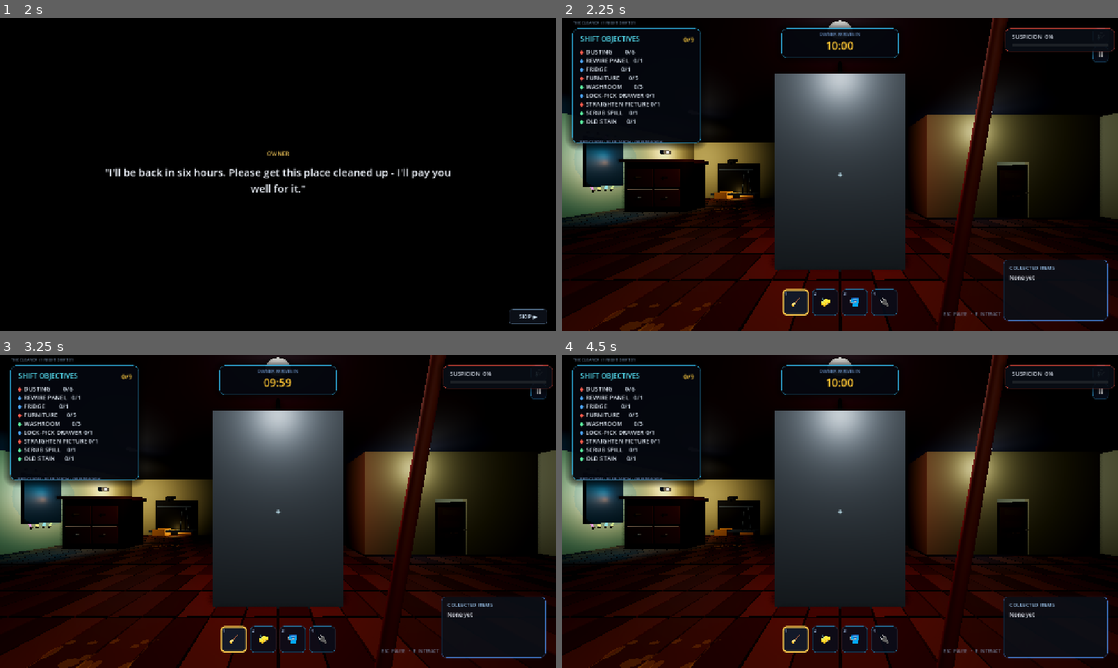
Above: before the commit, frames 1-4 (two rows, left to right).
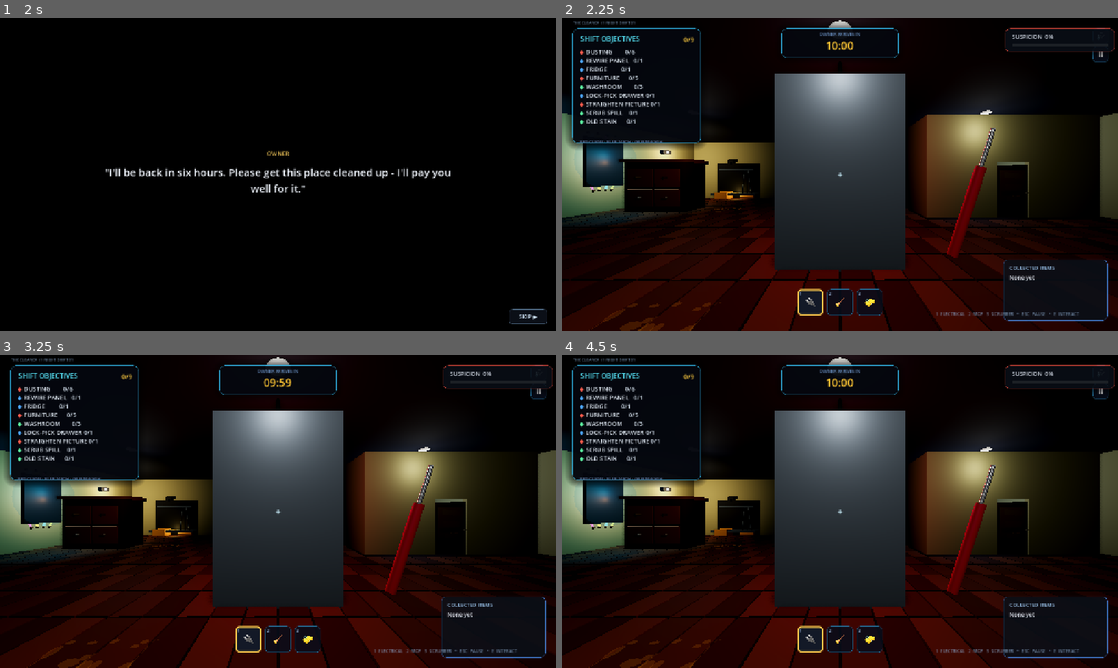
Above: after the commit, the same moments.

Repository: hisir-sys/buildathon-bdmi26-
Game: Godot game, scene res://scenes/start_menu.tscn
Same seed, same stepped clock (60 frames per second), same inputs: the game is played once before the commit and once after it.
Inputs:
- Up to frame 1 (2 s): click "START" at 0.5 s; click "START" at 1.25 s
- Up to frame 2 (2.25 s): click "SKIP ▶" at 2 s
- Up to frame 3 (3.25 s): click "🔊" at 2.75 s
- Up to frame 4 (4.5 s): click "Ⅱ" at 3.5 s; click "RESTART SHIFT" at 4.25 s

Frame 1 is identical in both runs. In frame 2, 3.6% of the frame differs, in the area x 39-93%, y 0-100%; in frame 3, 3.6%; in frame 4, 3.6%.
Error after the commit: Parse Error: Function "_has_required_tool()" not found in base self. (res://scripts/tasks/spill_cleaner.gd:52)

Commit message:
TOOLS POLISHED 1

Diff:
--- a/scenes/main_room.tscn
+++ b/scenes/main_room.tscn
@@ -533,9 +533,9 @@
 text = "Ⅱ"
 
 [node name="Hotbar" type="Control" parent="HUD"]
-offset_left = 508.0
+offset_left = 542.0
 offset_top = 624.0
-offset_right = 772.0
+offset_right = 738.0
 offset_bottom = 692.0
 
 [node name="Slot0" type="Panel" parent="HUD/Hotbar"]
@@ -561,7 +561,7 @@
 offset_bottom = 46.0
 theme_override_font_sizes/font_size = 24
 horizontal_alignment = 1
-text = "🧹"
+text = "🔌"
 
 [node name="Slot1" type="Panel" parent="HUD/Hotbar"]
 offset_left = 68.0
@@ -586,7 +586,7 @@
 offset_bottom = 46.0
 theme_override_font_sizes/font_size = 24
 horizontal_alignment = 1
-text = "🧽"
+text = "🧹"
 
 [node name="Slot2" type="Panel" parent="HUD/Hotbar"]
 offset_left = 136.0
@@ -611,32 +611,7 @@
 offset_bottom = 46.0
 theme_override_font_sizes/font_size = 24
 horizontal_alignment = 1
-text = "🪣"
-
-[node name="Slot3" type="Panel" parent="HUD/Hotbar"]
-offset_left = 204.0
-offset_top = 0.0
-offset_right = 264.0
-offset_bottom = 60.0
-theme_override_styles/panel = SubResource("StyleBox_iconbtn")
-
-[node name="Number" type="Label" parent="HUD/Hotbar/Slot3"]
-offset_left = 4.0
-offset_top = 2.0
-offset_right = 20.0
-offset_bottom = 18.0
-theme_override_colors/font_color = Color(0.6, 0.7, 0.85, 1)
-theme_override_font_sizes/font_size = 11
-text = "4"
-
-[node name="Icon" type="Label" parent="HUD/Hotbar/Slot3"]
-offset_left = 0.0
-offset_top = 10.0
-offset_right = 60.0
-offset_bottom = 46.0
-theme_override_font_sizes/font_size = 24
-horizontal_alignment = 1
-text = "🔌"
+text = "🧽"
 
 [node name="InteractionPrompt" type="Panel" parent="HUD"]
 offset_left = 400.0
--- a/scenes/player.tscn
+++ b/scenes/player.tscn
@@ -116,15 +116,6 @@
 mesh = SubResource("BoxMesh_scrub_pad")
 material_override = SubResource("Material_scrub_pad")
 
-[node name="Cloth" type="Node3D" parent="Head/Camera3D"]
-position = Vector3(0.6, -0.32, -0.9)
-rotation_degrees = Vector3(18, 12, -18)
-visible = false
-
-[node name="ClothMesh" type="MeshInstance3D" parent="Head/Camera3D/Cloth"]
-mesh = SubResource("BoxMesh_cloth")
-material_override = SubResource("Material_cloth")
-
 [node name="ElectricalKit" type="Node3D" parent="Head/Camera3D"]
 position = Vector3(0.68, -0.2, -1.1)
 rotation_degrees = Vector3(0, 0, -18)
--- a/scripts/autoload/run_generator.gd
+++ b/scripts/autoload/run_generator.gd
@@ -52,7 +52,7 @@
 
 static var current_modifier: int = Modifier.SQUEAKY_SHOES
 static var suspicion_build_multiplier: float = 1.0   # Squeaky Shoes: x1.2
-static var cleaning_speed_multiplier: float = 1.0     # Ergonomic Mop: x1.3
+static var cleaning_speed_multiplier: float = 1.0     # Mop: x1.3
 static var lockpick_cursor_multiplier: float = 1.0    # Heavy Lock: cursor speed up
 
 @export var key_node: Node3D
--- a/scripts/dirty_door.gd
+++ b/scripts/dirty_door.gd
@@ -49,11 +49,11 @@
 		return "DOOR CLEAN" + door_hint
 	if is_cleaning:
 		return "CLEANING DOOR  %02d%%" % int((cleaning_elapsed / CLEAN_TIME_SECONDS) * 100.0)
-	return "E  WIPE DUST (6s)" + door_hint
+	return (("E  WIPE DUST (6s)" if _has_required_tool() else "REQUIRES BATHROOM SCRUBBER") + door_hint)
 
 
 func interact() -> void:
-	if is_cleaned or is_cleaning:
+	if is_cleaned or is_cleaning or not _has_required_tool():
 		return
 	is_cleaning = true
 
@@ -66,3 +66,8 @@
 
 func toggle_open() -> void:
 	is_open = not is_open
+
+
+func _has_required_tool() -> bool:
+	var player := get_tree().get_first_node_in_group("player")
+	return player != null and int(player.get("current_tool")) == 2
--- a/scripts/dirty_mirror.gd
+++ b/scripts/dirty_mirror.gd
@@ -40,10 +40,14 @@
 		return "BATHROOM MIRROR CLEAN"
 	if is_cleaning:
 		return "CLEANING BATHROOM MIRROR  %02d%%" % int((cleaning_elapsed / CLEAN_TIME_SECONDS) * 100.0)
-	return "E  CLEAN DIRTY BATHROOM MIRROR  (8 SEC)"
+	return "E  CLEAN DIRTY BATHROOM MIRROR  (8 SEC)" if _has_required_tool() else "REQUIRES BATHROOM SCRUBBER"
 
 
 func interact() -> void:
-	if is_cleaned or is_cleaning:
+	if is_cleaned or is_cleaning or not _has_required_tool():
 		return
 	is_cleaning = true
+
+func _has_required_tool() -> bool:
+	var player := get_tree().get_first_node_in_group("player")
+	return player != null and int(player.get("current_tool")) == 2
--- a/scripts/dust_spot.gd
+++ b/scripts/dust_spot.gd
@@ -37,11 +37,11 @@
 		return ""
 	if is_cleaning:
 		return "CLEANING DUST  %02d%%" % int((cleaning_elapsed / CLEAN_TIME_SECONDS) * 100.0)
-	return "E  DUST THE FLOOR  (10 SEC)"
+	return "E  DUST THE FLOOR  (10 SEC)" if _has_required_tool() else "REQUIRES MOP"
 
 
 func interact() -> void:
-	if is_cleaned or is_cleaning:
+	if is_cleaned or is_cleaning or not _has_required_tool():
 		return
 
 	is_cleaning = true
@@ -108,3 +108,7 @@
 		)
 		add_child(piece)
 		dust_pieces.append(piece)
+
+func _has_required_tool() -> bool:
+	var player := get_tree().get_first_node_in_group("player")
+	return player != null and int(player.get("current_tool")) == 1
--- a/scripts/hud.gd
+++ b/scripts/hud.gd
@@ -14,7 +14,7 @@
 @onready var task_fraction_label: Label = $TaskBoard/Fraction
 @onready var sound_button: Button = $SoundButton
 @onready var pause_button: Button = $PauseButton
-@onready var hotbar_slots: Array[Panel] = [$Hotbar/Slot0, $Hotbar/Slot1, $Hotbar/Slot2, $Hotbar/Slot3]
+@onready var hotbar_slots: Array[Panel] = [$Hotbar/Slot0, $Hotbar/Slot1, $Hotbar/Slot2]
 
 const HOTBAR_ACTIVE_BORDER := Color(1, 0.8, 0.3, 1)
 const HOTBAR_NORMAL_BORDER := Color(0.14, 0.45, 0.62, 0.55)
@@ -453,7 +453,7 @@
 	status_label.offset_right = -270
 	status_label.offset_top = -46
 	status_label.offset_bottom = -26
-	status_label.text = "ESC  PAUSE   •   E  INTERACT"
+	status_label.text = "1  ELECTRICAL   2  MOP   3  SCRUBBER   •   ESC  PAUSE   •   E  INTERACT"
 	status_label.horizontal_alignment = HORIZONTAL_ALIGNMENT_RIGHT
 	status_label.add_theme_font_size_override("font_size", 10)
 	status_label.add_theme_color_override("font_color", Color(0.54, 0.66, 0.80, 0.72))
@@ -629,7 +629,7 @@
 	util_label.add_theme_font_size_override("font_size", 10)
 	util_label.add_theme_color_override("font_color", Color(0.70, 0.76, 0.86, 1))
 	utility_row.add_child(util_label)
-	utility_row.add_child(_make_key_chip("1-4"))
+	utility_row.add_child(_make_key_chip("1-3"))
 	var tools_label := Label.new()
 	tools_label.text = "  TOOLS"
 	tools_label.add_theme_font_size_override("font_size", 10)
--- a/scripts/interaction_raycast.gd
+++ b/scripts/interaction_raycast.gd
@@ -90,3 +90,9 @@
 	if event.is_action_pressed("toggle_door"):
 		if current_target != null and current_target.has_method("toggle_open"):
 			current_target.toggle_open()
+
+
+func cancel_current_interaction() -> void:
+	if held_target != null and held_target.has_method("stop_interaction"):
+		held_target.stop_interaction()
+	held_target = null
--- a/scripts/pipeline_task.gd
+++ b/scripts/pipeline_task.gd
@@ -66,11 +66,11 @@
 		return "PIPELINE CONNECTED"
 	if puzzle_open:
 		return ""
-	return "E  RECONNECT THE PIPE"
+	return "E  RECONNECT THE PIPE" if _has_required_tool() else "REQUIRES BATHROOM SCRUBBER"
 
 
 func interact() -> void:
-	if is_complete or puzzle_open:
+	if is_complete or puzzle_open or not _has_required_tool():
 		return
 	_open_puzzle()
 
@@ -375,3 +375,7 @@
 		droplet.visible = false
 	if water_puddle != null:
 		water_puddle.visible = false
+
+func _has_required_tool() -> bool:
+	var player := get_tree().get_first_node_in_group("player")
+	return player != null and int(player.get("current_tool")) == 2
--- a/scripts/player_controller.gd
+++ b/scripts/player_controller.gd
@@ -11,20 +11,24 @@
 @onready var camera: Camera3D = $Head/Camera3D
 
 var camera_pitch: float = 0.0
+# Tool IDs: 0 = electrical kit, 1 = mop, 2 = bathroom scrubber.
 var current_tool: int = 0
 var tool_nodes: Array[Node3D] = []
+const TOOL_ELECTRICAL := 0
+const TOOL_MOP := 1
+const TOOL_SCRUBBER := 2
 
 
 func _ready() -> void:
 	Input.mouse_mode = Input.MOUSE_MODE_CAPTURED
 	camera.current = true
+	add_to_group("player")
 	tool_nodes = [
+		camera.get_node("ElectricalKit"),
 		camera.get_node("Mop"),
 		camera.get_node("Scrubber"),
-		camera.get_node("Cloth"),
-		camera.get_node("ElectricalKit"),
 	]
-	_select_tool(0)
+	_select_tool(TOOL_ELECTRICAL)
 
 
 func _unhandled_input(event: InputEvent) -> void:
@@ -58,22 +62,23 @@
 	elif event is InputEventKey and event.pressed and not event.echo:
 		match event.keycode:
 			KEY_1:
-				_select_tool(0)
+				_select_tool(TOOL_ELECTRICAL)
 			KEY_2:
-				_select_tool(1)
+				_select_tool(TOOL_MOP)
 			KEY_3:
-				_select_tool(2)
-			KEY_4:
-				_select_tool(3)
+				_select_tool(TOOL_SCRUBBER)
 
 
 func _select_tool(index: int) -> void:
+	var interaction_ray := camera.get_node_or_null("InteractionRay")
+	if interaction_ray != null and interaction_ray.has_method("cancel_current_interaction"):
+		interaction_ray.cancel_current_interaction()
 	current_tool = index
 	for tool_index in range(tool_nodes.size()):
 		tool_nodes[tool_index].visible = (tool_index == index)
 	tool_selected.emit(index)
 	if has_node("/root/SuspicionManager"):
-		get_node("/root/SuspicionManager").call("set_cover_state", index == 0) # Mop
+		get_node("/root/SuspicionManager").call("set_cover_state", index == TOOL_MOP) # Mop
 
 
 func _physics_process(delta: float) -> void:
--- a/scripts/power_switch.gd
+++ b/scripts/power_switch.gd
@@ -22,11 +22,11 @@
 func get_interaction_prompt() -> String:
 	if not is_unlocked:
 		return "PLACE THE %s FIRST" % label_text
-	return "E  TURN %s %s" % [label_text, "OFF" if is_on else "ON"]
+	return "E  TURN %s %s" % [label_text, "OFF" if is_on else "ON"] if _has_required_tool() else "REQUIRES ELECTRICAL KIT"
 
 
 func interact() -> void:
-	if not is_unlocked:
+	if not is_unlocked or not _has_required_tool():
 		return
 	is_on = not is_on
 	_update_visual()
@@ -49,3 +49,8 @@
 	material.albedo_color = lit_color if is_on else dead_color
 	material.emission = lit_color if is_on else dead_color
 	material.emission_energy_multiplier = 2.4 if is_on else 1.0
+
+
+func _has_required_tool() -> bool:
+	var player := get_tree().get_first_node_in_group("player")
+	return player != null and int(player.get("current_tool")) == 0
--- a/scripts/repair_task.gd
+++ b/scripts/repair_task.gd
@@ -36,10 +36,20 @@
 		return "%s COMPLETE" % task_label
 	if is_working:
 		return "%s  %02d%%" % [task_label, int((elapsed / duration_seconds) * 100.0)]
-	return "E  %s  (%d SEC)" % [action_label, int(duration_seconds)]
+	return "E  %s  (%d SEC)" % [action_label, int(duration_seconds)] if _has_required_tool() else "REQUIRES " + _required_tool_name()
 
 
 func interact() -> void:
-	if is_complete or is_working:
+	if is_complete or is_working or not _has_required_tool():
 		return
 	is_working = true
+
+func _has_required_tool() -> bool:
+	var player := get_tree().get_first_node_in_group("player")
+	if player == null:
+		return false
+	var required := 0 if task_kind == "panel" else 2
+	return int(player.get("current_tool")) == required
+
+func _required_tool_name() -> String:
+	return "ELECTRICAL KIT" if task_kind == "panel" else "BATHROOM SCRUBBER"
--- a/scripts/rewire_task.gd
+++ b/scripts/rewire_task.gd
@@ -41,7 +41,7 @@
 
 
 func interact() -> void:
-	if is_complete or puzzle_open:
+	if is_complete or puzzle_open or not _has_required_tool():
 		return
 	_open_puzzle()
 
@@ -51,7 +51,7 @@
 		return "WIRING FIXED"
 	if puzzle_open:
 		return ""
-	return "E  FIX THE WIRING"
+	return "E  FIX THE WIRING" if _has_required_tool() else "REQUIRES ELECTRICAL KIT"
 
 
 func _open_puzzle() -> void:
@@ -236,3 +236,8 @@
 	style.set_border_width_all(border_width)
 	style.set_corner_radius_all(6)
 	return style
+
+
+func _has_required_tool() -> bool:
+	var player := get_tree().get_first_node_in_group("player")
+	return player != null and int(player.get("current_tool")) == 0
--- a/scripts/spider_web.gd
+++ b/scripts/spider_web.gd
@@ -40,11 +40,11 @@
 		return ""
 	if is_cleaning:
 		return "CLEARING WEB  %02d%%" % int((cleaning_elapsed / CLEAN_TIME_SECONDS) * 100.0)
-	return "E  CLEAR SPIDER WEB  (10 SEC)"
+	return "E  CLEAR SPIDER WEB  (10 SEC)" if _has_required_tool() else "REQUIRES MOP"
 
 
 func interact() -> void:
-	if is_cleared or is_cleaning:
+	if is_cleared or is_cleaning or not _has_required_tool():
 		return
 
 	is_cleaning = true
@@ -114,3 +114,7 @@
 	thread.cast_shadow = GeometryInstance3D.SHADOW_CASTING_SETTING_OFF
 	add_child(thread)
 	web_threads.append(thread)
+
+func _has_required_tool() -> bool:
+	var player := get_tree().get_first_node_in_group("player")
+	return player != null and int(player.get("current_tool")) == 1
--- a/scripts/tasks/permanent_stain.gd
+++ b/scripts/tasks/permanent_stain.gd
@@ -51,11 +51,11 @@
 		return "SCRUBBING  %02d%%  (THIS ONE WON'T COME OUT)" % int(scrub_progress * 100.0)
 	if not _mop_equipped():
 		return "EQUIP THE MOP (1) TO CLEAN THIS"
-	return "E  SCRUB THE STAIN"
+	return "E  SCRUB THE STAIN" if _has_required_tool() else "REQUIRES MOP"
 
 
 func interact() -> void:
-	if _is_scrubbing or not _mop_equipped():
+	if _is_scrubbing or not _has_required_tool():
 		return
 	_is_scrubbing = true
 
@@ -74,7 +74,7 @@
 	var player := get_tree().current_scene.get_node_or_null("Player")
 	if player == null:
 		return true
-	return int(player.get("current_tool")) == 0
+	return int(player.get("current_tool")) == 1
 
 
 func _build_visuals() -> void:
--- a/scripts/tasks/spill_cleaner.gd
+++ b/scripts/tasks/spill_cleaner.gd
@@ -49,11 +49,11 @@
 		return "SCRUBBING  %02d%%" % int(scrub_progress * 100.0)
 	if not _mop_equipped():
 		return "EQUIP THE MOP (1) TO CLEAN THIS"
-	return "E  SCRUB THE SPILL"
+	return "E  SCRUB THE SPILL" if _has_required_tool() else "REQUIRES MOP"
 
 
 func interact() -> void:
-	if _is_cleaned or _is_cleaning or not _mop_equipped():
+	if _is_cleaned or _is_cleaning or not _has_required_tool():
 		return
 	_is_cleaning = true
 
@@ -78,7 +78,7 @@
 	var player := get_tree().current_scene.get_node_or_null("Player")
 	if player == null:
 		return true # fail-open so the task never gets stuck if the path differs
-	return int(player.get("current_tool")) == 0
+	return int(player.get("current_tool")) == 1
 
 
 func _cleaning_speed_multiplier() -> float:
